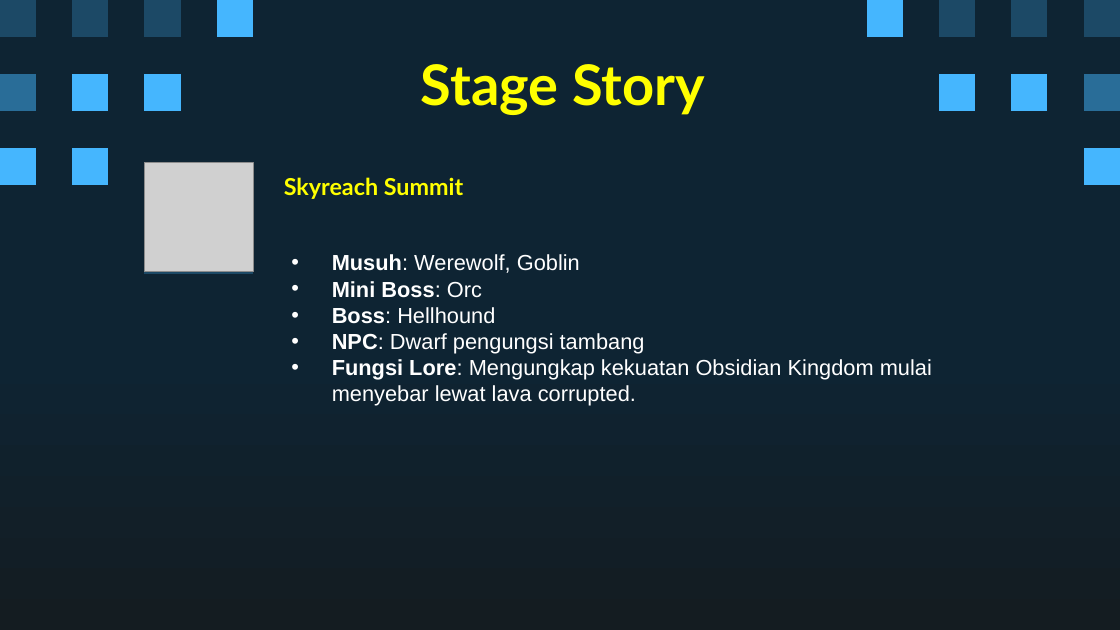
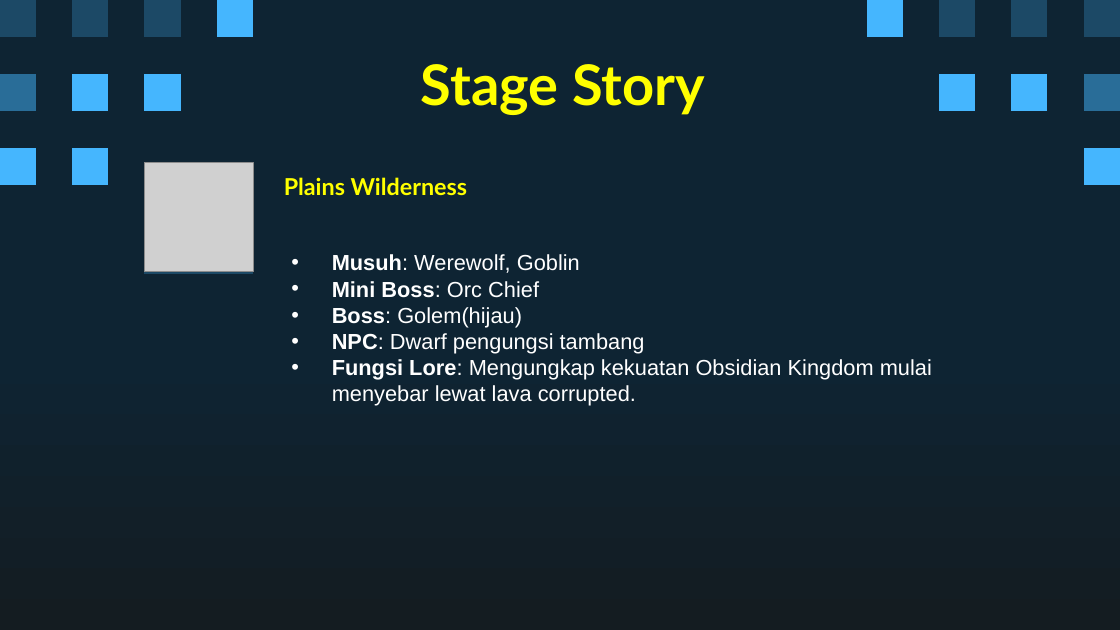
Before and after one commit to Ricardhad/gameProgProject, a slide deck: slide 10 of Super Pixel Vintage Gaming by Slidesgo.pptx. Drawn at 1120x630 pixels with LibreOffice and Linux fonts; fonts in the diff are those of the drawing; grey boxes stand for pictures. Boxes give left, top, right and bottom in pixels: in the first picture for what was removed or moved away, otherwise in the second. Text is boxed around its words. In the diff, an @@ line names an element or a change of style, - is before the commit and + after.

```diff
--- a/Super Pixel Vintage Gaming by Slidesgo.pptx
+++ b/Super Pixel Vintage Gaming by Slidesgo.pptx
@@ title at (x1=284, y1=177, x2=468, y2=195): text changed @@
-Skyreach Summit
+Plains Wilderness
@@ subtitle at (x1=332, y1=281, x2=539, y2=328): text changed @@
-• Mini Boss: Orc
-• Boss: Hellhound
+• Mini Boss: Orc Chief
+• Boss: Golem(hijau)
```
Also in this commit, not shown: 9 other slides changed, 1 slide added.
